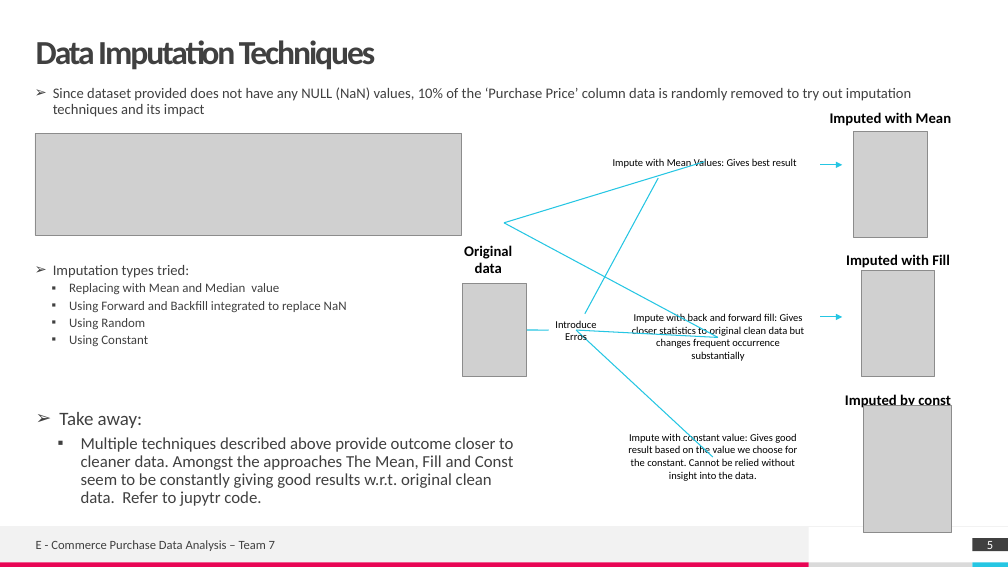
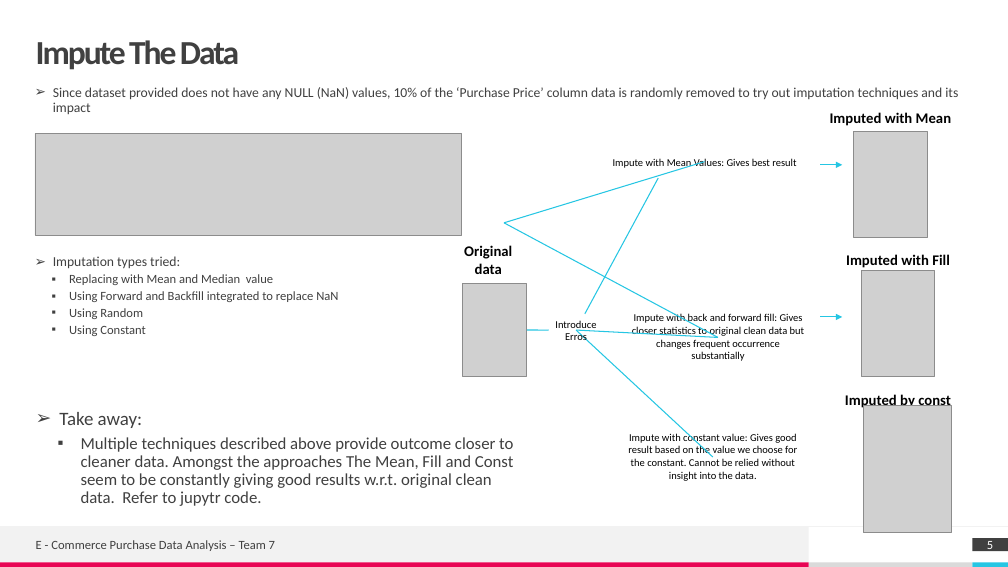
Before and after one commit to RajeshRamachander/ecom, a slide deck: slide 5 of Ecom_Eda.pptx. Drawn at 1008x567 pixels with LibreOffice and Linux fonts; fonts in the diff are those of the drawing; grey boxes stand for pictures. Boxes give left, top, right and bottom in pixels: in the first picture for what was removed or moved away, otherwise in the second. Text is boxed around its words. In the diff, an @@ line names an element or a change of style, - is before the commit and + after.

```diff
--- a/Ecom_Eda.pptx
+++ b/Ecom_Eda.pptx
@@ title at (36, 40, 239, 70): text changed @@
-Data Imputation Techniques
+Impute The Data
@@ text "Since dataset provided does not ..." at (53, 87, 958, 336): size 13.9 to 13 pt in "Since dataset provided does not have any ...", "Imputation types tried:"; size 12.3 to 12 pt in "Replacing with Mean and Median value", "Using Forward and Backfill integrated to replace ...", "Using Random", "Using Constant" @@
```
Also in this commit, not shown: 4 other slides changed.
